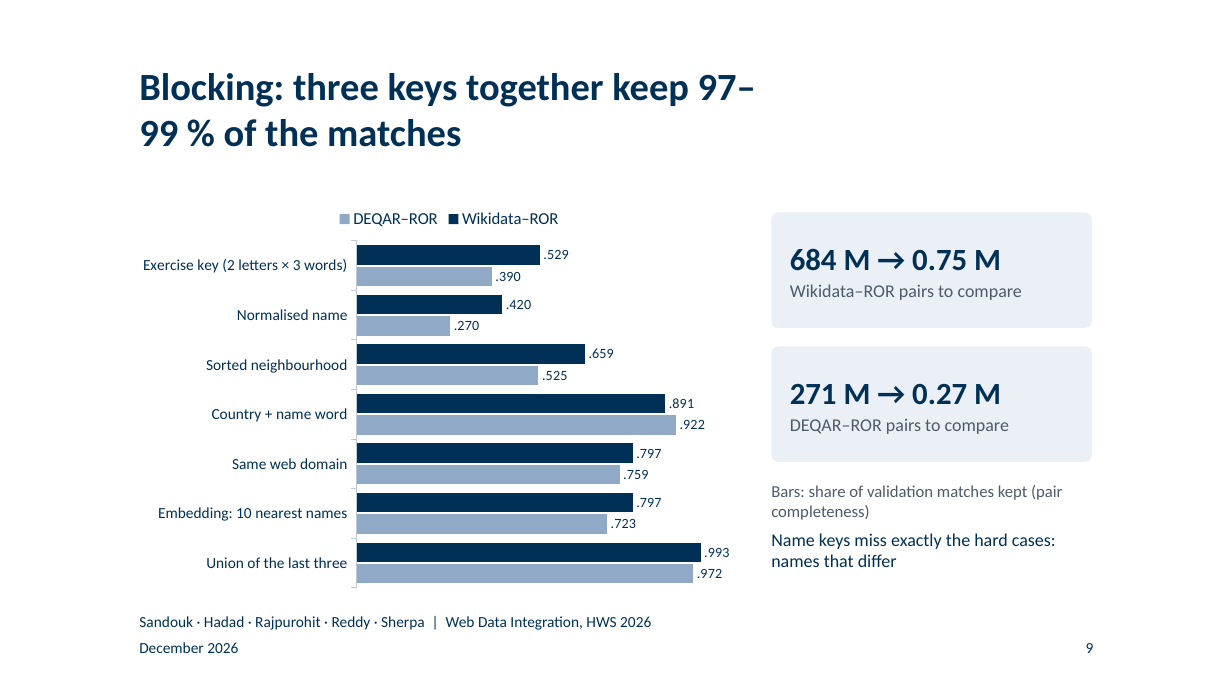
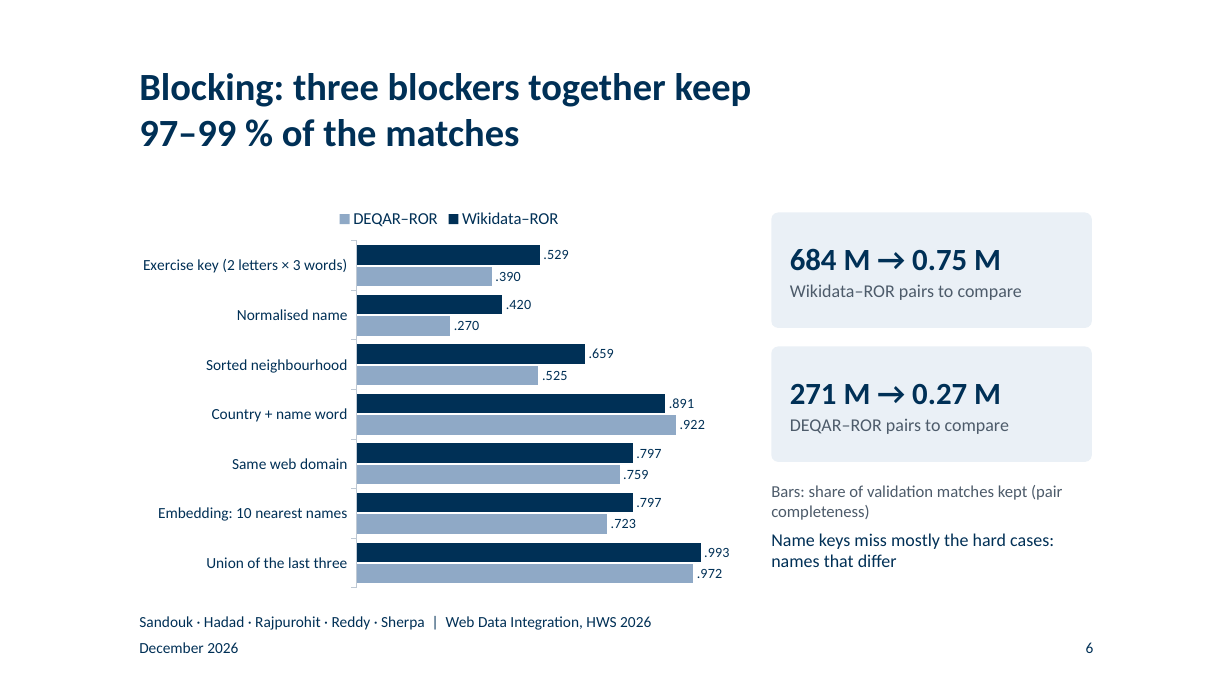
Before and after one commit to BlackSamuron0305/Web-Data-Integration-Project-HWS2026, a slide deck: slide 6 of submission/final-presentation/final_presentation.pptx (slide 9 before the commit). Drawn at 1232x693 pixels with LibreOffice and Linux fonts; fonts in the diff are those of the drawing; background and template pictures are left out. Boxes give left, top, right and bottom in pixels: in the first picture for what was removed or moved away, otherwise in the second. Text is boxed around its words. In the diff, an @@ line names an element or a change of style, - is before the commit and + after.

```diff
--- a/submission/final-presentation/final_presentation.pptx
+++ b/submission/final-presentation/final_presentation.pptx
@@ title at <box>139,73,752,147</box>: text changed @@
-Blocking: three keys together keep 97–99 % of the matches
+Blocking: three blockers together keep 97–99 % of the matches
@@ text at <box>771,533,1054,567</box>: text changed @@
-Name keys miss exactly the hard cases: names that differ
+Name keys miss mostly the hard cases: names that differ
@@ page number at <box>1086,642,1094,653</box>: text changed @@
-9
+6
```
Also in this commit, not shown: 18 other slides changed, 2 slides removed, 33 other files.
